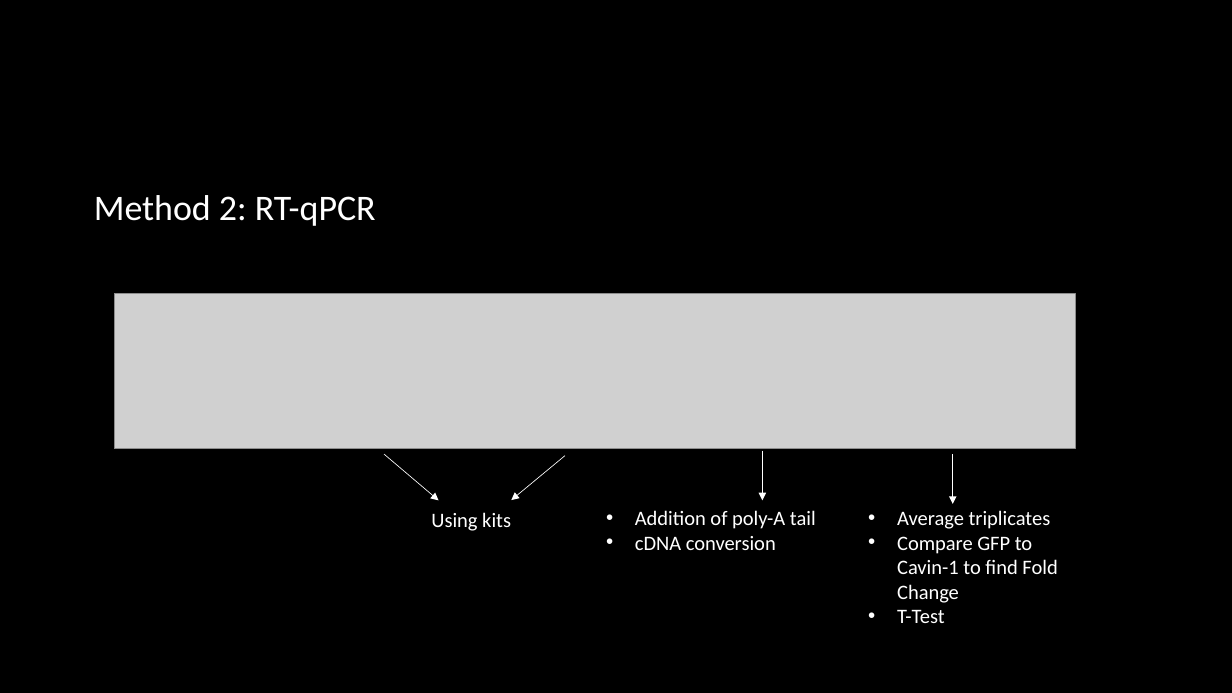
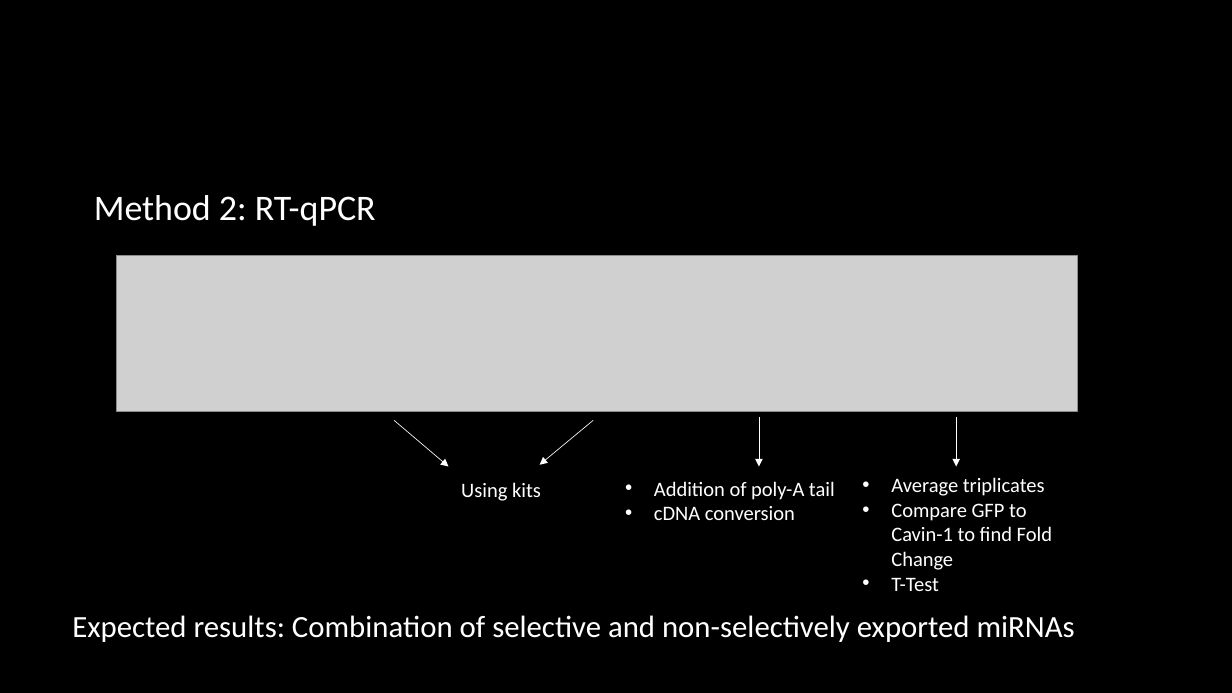
Before and after one commit to HarleyRobinson/Honours2, a slide deck: slide 10 of BackgroundInfo/Selective export of microRNA via extracellular vesicles.pptx. Drawn at 1232x693 pixels with LibreOffice and Linux fonts; fonts in the diff are those of the drawing; grey boxes stand for pictures; background and template pictures are left out. Boxes give left, top, right and bottom in pixels: in the first picture for what was removed or moved away, otherwise in the second. Text is boxed around its words. In the diff, an @@ line names an element or a change of style, - is before the commit and + after.

```diff
--- a/BackgroundInfo/Selective export of microRNA via extracellular vesicles.pptx
+++ b/BackgroundInfo/Selective export of microRNA via extracellular vesicles.pptx
@@ picture: place and size @@
-picture at bbox=[115, 293, 1076, 449]
+picture at bbox=[116, 256, 1078, 412]
@@ arrow moved from (762, 451) - (762, 501) to (759, 417) - (759, 467) @@
@@ arrow moved from (953, 455) - (953, 504) to (957, 417) - (957, 467) @@
@@ arrow moved from (384, 455) - (439, 501) to (394, 421) - (448, 467) @@
@@ arrow moved from (565, 456) - (511, 500) to (593, 421) - (540, 465) @@
@@ text "Using kits": place and size @@
-text "Using kits" at bbox=[431, 512, 511, 531]
+text "Using kits" at bbox=[461, 482, 541, 501]
@@ text "Addition of poly-A tail": place and size @@
-text "Addition of poly-A tail" at bbox=[635, 510, 816, 550]
+text "Addition of poly-A tail" at bbox=[654, 481, 835, 520]
@@ text "Average triplicates": place and size @@
-text "Average triplicates" at bbox=[897, 510, 1057, 623]
+text "Average triplicates" at bbox=[891, 477, 1052, 591]
@@ text added at bbox=[72, 615, 1075, 642], 24 pt, text #FFFFFF @@
+Expected results: Combination of selective and non-selectively exported miRNAs
```
Also in this commit, not shown: 5 other slides changed, 25 other files.
